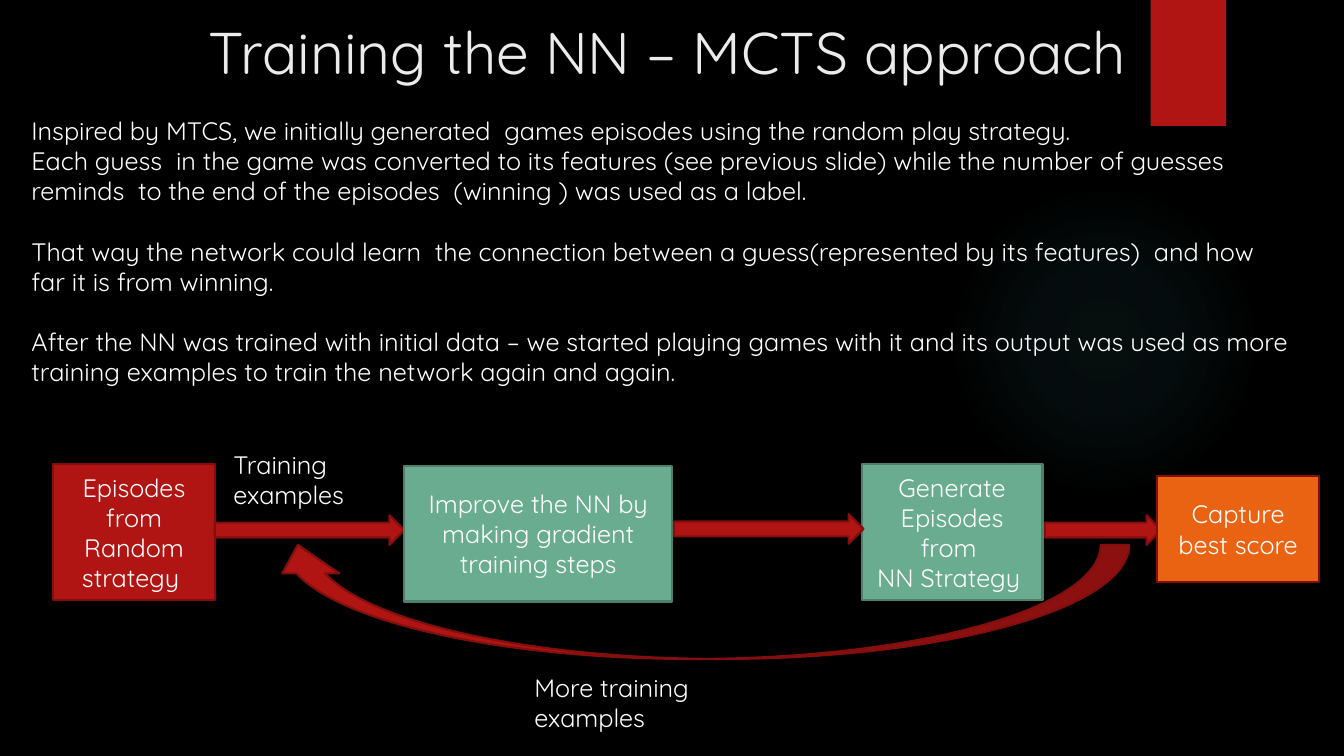
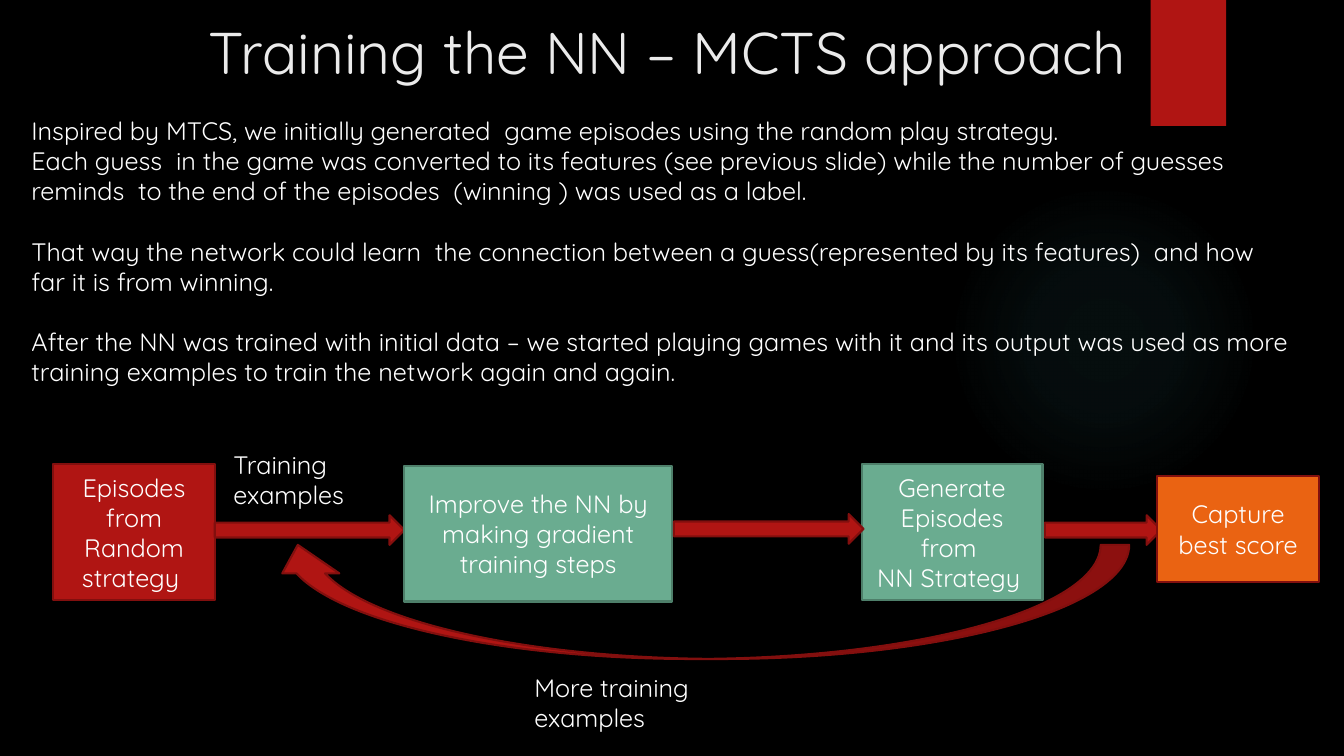
Before and after one commit to gilsh2/final_ai_project, a slide deck: slide 13 of ai_final_project_mastermind.pptx. Drawn at 1344x756 pixels with LibreOffice and Linux fonts; fonts in the diff are those of the drawing; background and template pictures are left out. Boxes give left, top, right and bottom in pixels: in the first picture for what was removed or moved away, otherwise in the second. Text is boxed around its words. In the diff, an @@ line names an element or a change of style, - is before the commit and + after.

```diff
--- a/ai_final_project_mastermind.pptx
+++ b/ai_final_project_mastermind.pptx
@@ text at [31,121,1059,145]: text changed @@
-Inspired by MTCS, we initially generated games episodes using the random play strategy.
+Inspired by MTCS, we initially generated game episodes using the random play strategy.
```
Also in this commit, not shown: 7 other slides changed.
